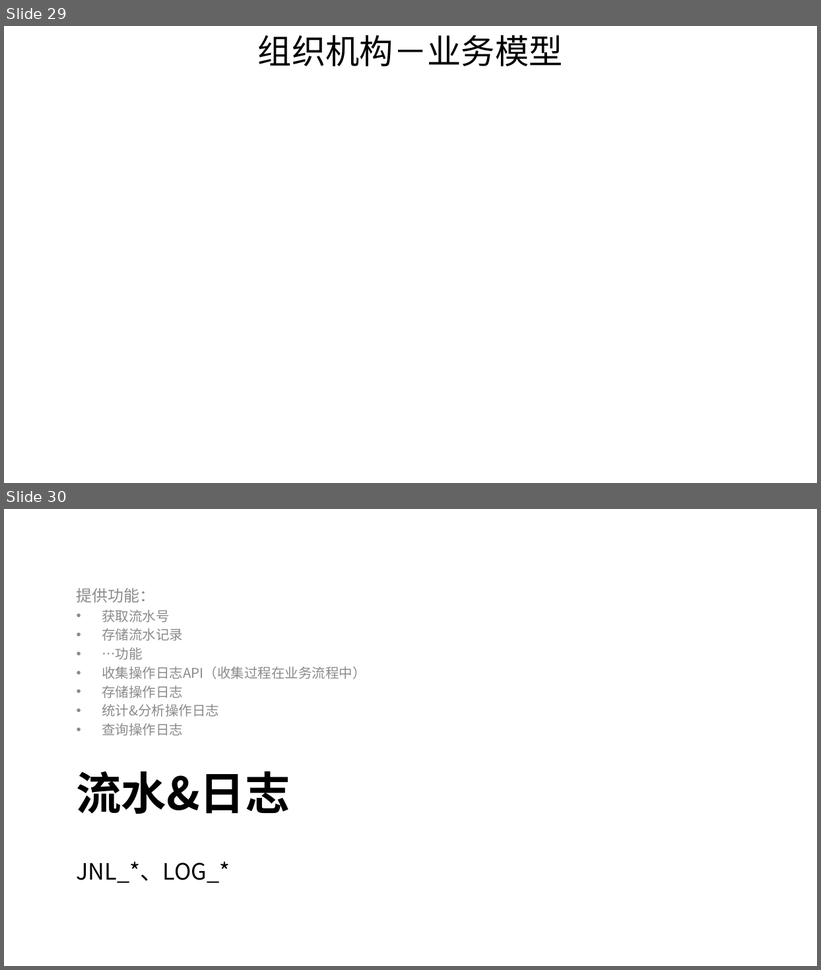
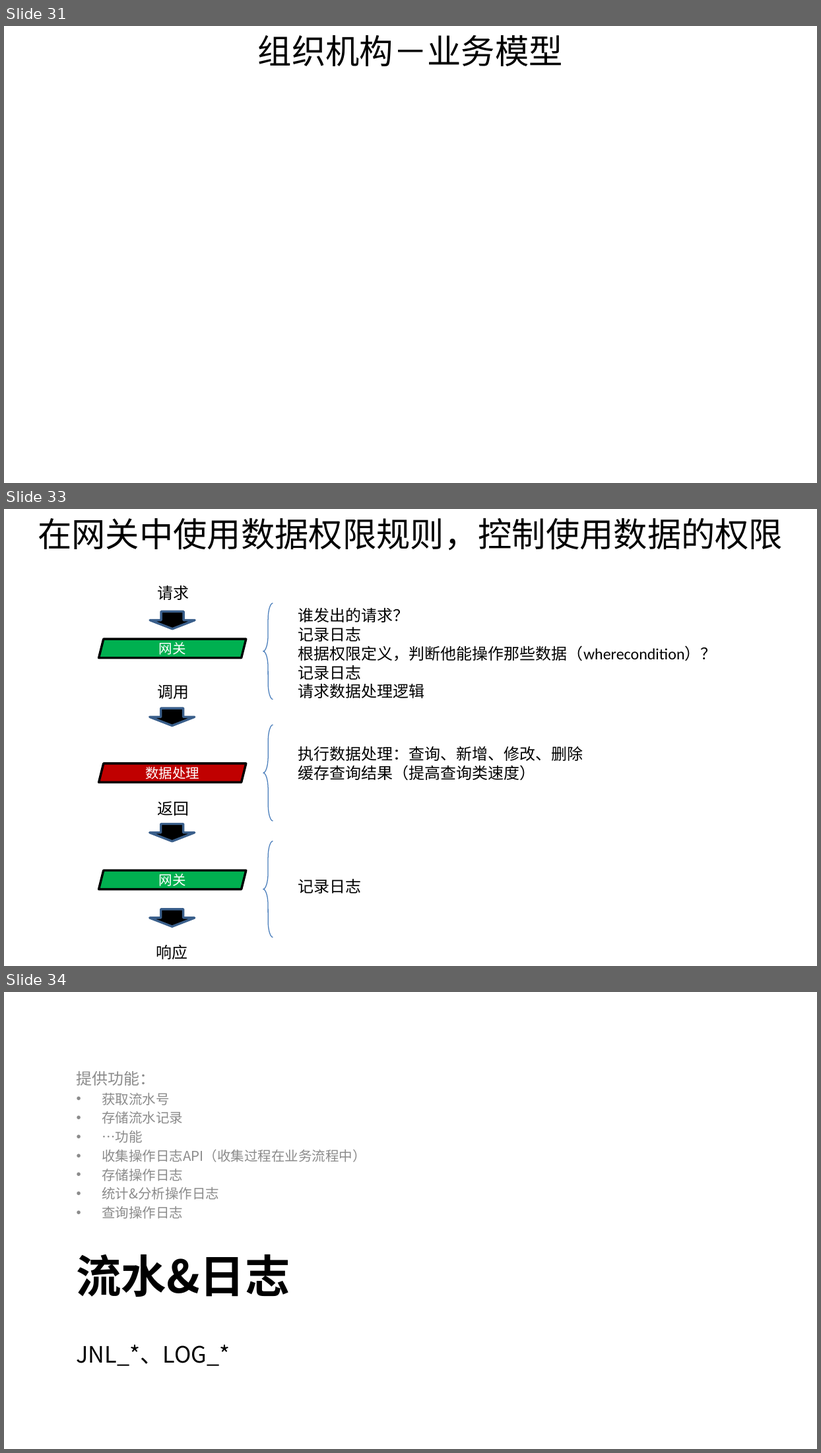
Before and after one commit to shiyunlai/tistools, a slide deck: readme/TIStools.pptx. Shown one above the other, each under a label of ours: slides 29 and 30 before the commit, slides 31, 33 and 34 after it; the slides between them are not shown. The pictures are 821x970 and 821x1453 pixels, drawn with LibreOffice and Linux fonts; fonts in the diff are those of the drawing. Boxes give left, top, right and bottom in pixels: in the first picture for what was removed or moved away, otherwise in the second. Text is boxed around its words. In the diff, an @@ line names an element or a change of style, - is before the commit and + after.

```diff
--- a/readme/TIStools.pptx
+++ b/readme/TIStools.pptx
@@ slide 33 added at [4,509,817,966], background #FFFFFF @@
@@ text added at [38,518,783,551], 30 pt, text #000000 @@
+在网关中使用数据权限规则，控制使用数据的权限
@@ text added at [158,586,189,600], 14 pt, text #000000 @@
+请求
@@ left brace added at [263,603,273,700], outline #4B7EBC 0.75 pt @@
@@ down arrow added at [151,611,195,628], fill #000000, outline #3A5F8C 2 pt @@
@@ text added at [298,608,717,698], 14 pt, text #000000 @@
+谁发出的请求？
+记录日志
+根据权限定义，判断他能操作那些数据（wherecondition）？
+记录日志
+请求数据处理逻辑
@@ parallelogram added at [99,639,246,657], fill #00B050, outline #000000 2 pt, 12 pt, text #FFFFFF @@
+网关
@@ text added at [158,685,189,699], 14 pt, text #000000 @@
+调用
@@ down arrow added at [150,708,194,725], fill #000000, outline #3A5F8C 2 pt @@
@@ left brace added at [263,725,273,822], outline #4B7EBC 0.75 pt @@
@@ parallelogram added at [99,764,246,782], fill #C00000, outline #000000 2 pt, 12 pt, text #FFFFFF @@
+数据处理
@@ text added at [298,747,583,780], 14 pt, text #000000 @@
+执行数据处理：查询、新增、修改、删除
+缓存查询结果（提高查询类速度）
@@ text added at [158,801,189,816], 14 pt, text #000000 @@
+返回
@@ down arrow added at [150,824,194,842], fill #000000, outline #3A5F8C 2 pt @@
@@ left brace added at [263,842,273,938], outline #4B7EBC 0.75 pt @@
@@ parallelogram added at [99,871,246,890], fill #00B050, outline #000000 2 pt, 12 pt, text #FFFFFF @@
+网关
@@ text added at [298,879,362,894], 14 pt, text #000000 @@
+记录日志
@@ down arrow added at [150,910,194,927], fill #000000, outline #3A5F8C 2 pt @@
@@ text added at [156,945,187,960], 14 pt, text #000000 @@
+响应
@@ what was slide 29 is now slide 31 @@
@@ what was slide 30 is now slide 34 @@
```
Also in this commit, not shown: 3 slides changed, 6 other slides added, 1 other file.
